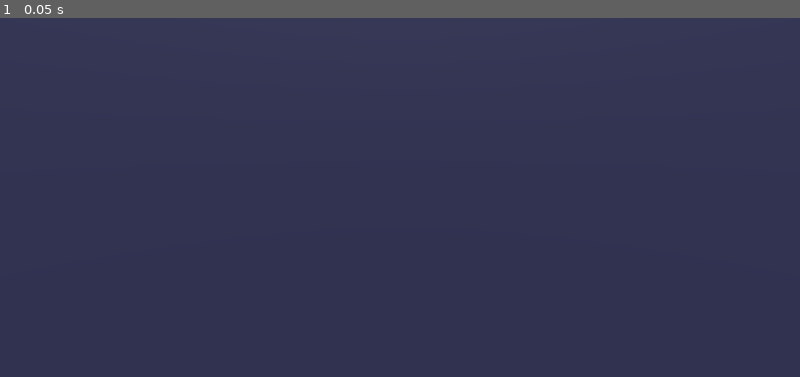
Above: before the commit, frame 1.
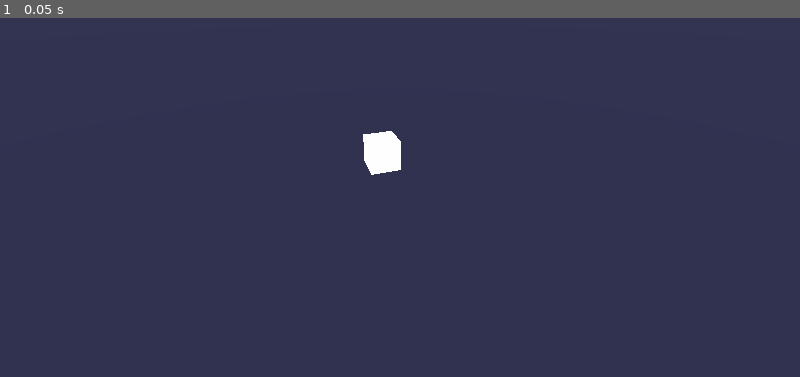
Above: after the commit, the same moment.

Repository: electric-jammers/godot-jam
Game: Godot game, scene res://Scenes/MainScene.tscn
The game is run twice, just before and just after one commit, with the same random seed, the same clock (stepped at 60 frames per second) and the same inputs.
Inputs:
- Up to frame 1 (0.05 s): no input

The runs differ from the first frame. In frame 1, 0.5% of the frame differs, in the area x 45-51%, y 31-44%.

Commit message:
Updgrade the scene camera

Diff:
--- a/GodotJam/Scenes/MainScene.tscn
+++ b/GodotJam/Scenes/MainScene.tscn
@@ -1,5 +1,6 @@
-[gd_scene load_steps=4 format=2]
+[gd_scene load_steps=5 format=2]
 
+[ext_resource path="res://Prefabs/SandSystem/SandSystem.tscn" type="PackedScene" id=1]
 [ext_resource path="res://Scenes/sky.shader" type="Shader" id=2]
 
 [sub_resource type="ShaderMaterial" id=1]
@@ -15,9 +16,11 @@
 [node name="Spatial" type="Spatial"]
 
 [node name="Camera" type="Camera" parent="."]
-transform = Transform( 1, 0, 0, 0, 1, 0, 0, 0, 1, 0, 0, 2.11291 )
+transform = Transform( 0.947182, 0.131649, -0.292428, 0, 0.911855, 0.410512, 0.320696, -0.38883, 0.863693, -5.25518, 9.61406, 19.2241 )
 far = 8000.0
 
 [node name="SkySphere" type="MeshInstance" parent="."]
 mesh = SubResource( 2 )
 material/0 = null
+
+[node name="SandSystem" parent="." instance=ExtResource( 1 )]
